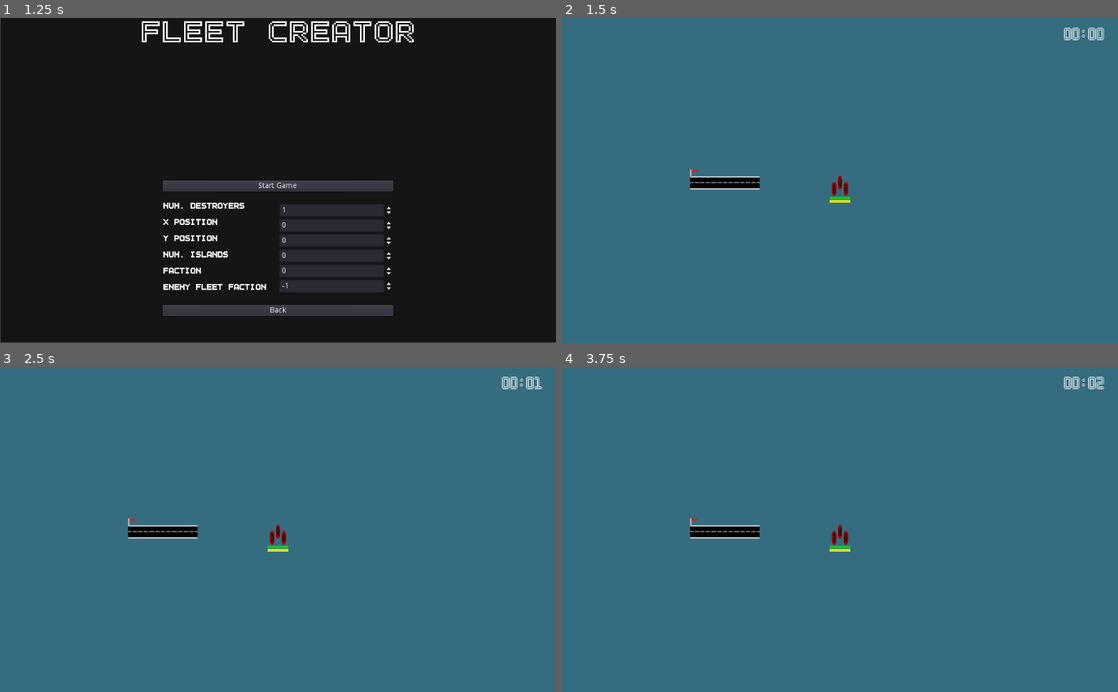
Above: before the commit, frames 1-4 (two rows, left to right).
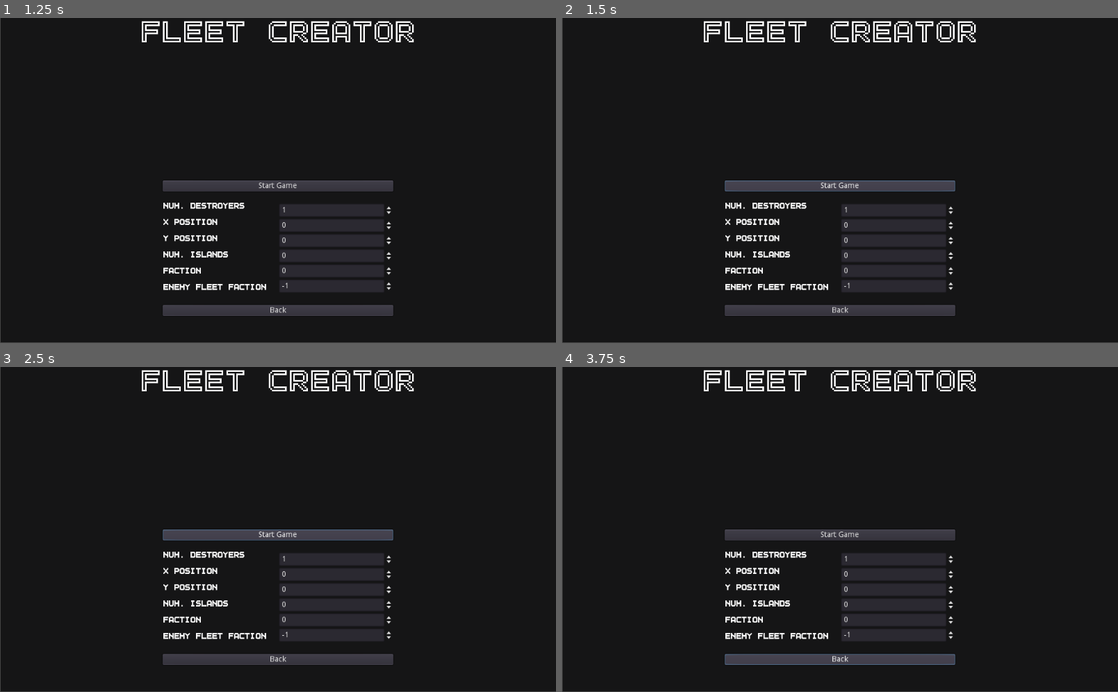
Above: after the commit, the same moments.

Repository: peter-shaw-benson/naval-game
Game: Godot game, scene res://gui/MainMenu.tscn
The game is run twice, just before and just after one commit, with the same random seed, the same clock (stepped at 60 frames per second) and the same inputs.
Inputs (mouse positions are in pixels of both pictures, inside the frame that each line leads up to):
- Up to frame 1 (1.25 s): click "Start Game" at 0.5 s
- Up to frame 2 (1.5 s): click "Start Game" at 1.25 s
- Up to frame 3 (2.5 s): click (278, 536) at 2 s, where only the run after the commit has a clickable "Start Game"
- Up to frame 4 (3.75 s): click (840, 536) at 2.75 s, where only the run after the commit has a clickable "Start Game"; click (840, 659) at 3.5 s, where only the run after the commit has a clickable "Back"

Frame 1 is identical in both runs. In frame 2, 100% of the frame differs, in the area x 0-100%, y 0-100%; in frame 3, 100%; in frame 4, 100%.
Error after the commit: Parse Error: The identifier "weapons_list" isn't declared in the current scope. (res://Entities/Entity.gd:48)

Commit message:
data structures should be fixed (PB)

Diff:
--- a/Entities/CombatUnit.gd
+++ b/Entities/CombatUnit.gd
@@ -3,6 +3,7 @@
 var crew: float
 var hit_points: float
 var armor: float
+
 var weapons_list: Array
 var aircraft_list = []
 
@@ -63,12 +64,45 @@
 	print(self.weapons_to_string())
 
 
-# Declare member variables here. Examples:
-# var a = 2
-# var b = "text"
 
+# Combat function
+func damage(weapon: Weapon, t_crossed, distance):
+	var accuracy_roll = roller.randf()
 
-# Called when the node enters the scene tree for the first time.
-# Called every frame. 'delta' is the elapsed time since the previous frame.
-#func _process(delta):
-#	pass
+	var range_factor_accuracy = distance * GameState.get_rangeFactor()
+	var range_factor_damage = GameState.get_rangeFactor() + 1
+
+	var hit = accuracy_roll < (weapon.base_accuracy + range_factor_accuracy)
+
+	if hit:
+		#print("hit scored!")
+		var damage_result = 0
+		# No matter what, a weapon will somewhat damage the armor of a ship
+		armor -= weapon.armor_damage
+
+		var armor_diff = weapon.piercing - armor
+
+		# Armor Piercing calculation
+		if armor_diff >= weapon.damage:
+			damage_result = weapon.damage
+		elif armor_diff < weapon.damage:
+			damage_result = armor_diff
+		elif armor_diff >= 0:
+			damage_result = 0
+
+		# on a "20", double damage!
+		if accuracy_roll <= (0.05 * weapon.base_accuracy):
+			if damage_result > 0:
+				damage_result *= 2
+
+				# also should damage crew here
+			else:
+				damage_result = weapon.damage / 4
+
+		damage_result *= range_factor_damage
+
+		if t_crossed:
+			if damage_result > 0:
+				damage_result *= 2
+
+		hit_points -= damage_result
--- a/Entities/Entity.gd
+++ b/Entities/Entity.gd
@@ -5,14 +5,6 @@
 var turn_weight: float
 var entity_class: String
 # Combat Variables
-var hit_points: float
-var armor: float
-var visibility_range: float
-var hide_range: float
-var crew: float
-
-var weapons_list: Array
-var aircraft_list = []
 
 var roller = RandomNumberGenerator.new()
 
@@ -78,45 +70,3 @@
 	print("\nWEAPONS\n")
 
 	print(self.weapons_to_string())
-
-# Combat function
-func damage(weapon: Weapon, t_crossed, distance):
-	var accuracy_roll = roller.randf()
-
-	var range_factor_accuracy = distance * GameState.get_rangeFactor()
-	var range_factor_damage = GameState.get_rangeFactor() + 1
-
-	var hit = accuracy_roll < (weapon.base_accuracy + range_factor_accuracy)
-
-	if hit:
-		#print("hit scored!")
-		var damage_result = 0
-		# No matter what, a weapon will somewhat damage the armor of a ship
-		armor -= weapon.armor_damage
-
-		var armor_diff = weapon.piercing - armor
-
-		# Armor Piercing calculation
-		if armor_diff >= weapon.damage:
-			damage_result = weapon.damage
-		elif armor_diff < weapon.damage:
-			damage_result = armor_diff
-		elif armor_diff >= 0:
-			damage_result = 0
-
-		# on a "20", double damage!
-		if accuracy_roll <= (0.05 * weapon.base_accuracy):
-			if damage_result > 0:
-				damage_result *= 2
-
-				# also should damage crew here
-			else:
-				damage_result = weapon.damage / 4
-
-		damage_result *= range_factor_damage
-
-		if t_crossed:
-			if damage_result > 0:
-				damage_result *= 2
-
-		hit_points -= damage_result
--- a/Entities/PlaneSquadron/PlaneSquadron.tscn
+++ b/Entities/PlaneSquadron/PlaneSquadron.tscn
@@ -16,9 +16,9 @@
 
 [sub_resource type="SpriteFrames" id=1]
 animations = [ {
-"frames": [ ExtResource( 10 ), ExtResource( 9 ), ExtResource( 11 ) ],
+"frames": [ ExtResource( 8 ), ExtResource( 7 ), ExtResource( 12 ) ],
 "loop": true,
-"name": "fighterSelected",
+"name": "fighterDeselected",
 "speed": 5.0
 }, {
 "frames": [ ExtResource( 4 ), ExtResource( 3 ), ExtResource( 2 ) ],
@@ -26,14 +26,14 @@
 "name": "scoutPlaneSelected",
 "speed": 5.0
 }, {
-"frames": [ ExtResource( 8 ), ExtResource( 7 ), ExtResource( 12 ) ],
-"loop": true,
-"name": "fighterDeselected",
-"speed": 5.0
-}, {
 "frames": [ ExtResource( 6 ), ExtResource( 1 ), ExtResource( 5 ) ],
 "loop": true,
 "name": "scoutPlaneDeselected",
+"speed": 5.0
+}, {
+"frames": [ ExtResource( 10 ), ExtResource( 9 ), ExtResource( 11 ) ],
+"loop": true,
+"name": "fighterSelected",
 "speed": 5.0
 } ]
 
@@ -57,6 +57,7 @@
 shape = SubResource( 2 )
 
 [node name="Detection" type="Area2D" parent="."]
+visible = false
 collision_layer = 4
 collision_mask = 4
 
--- a/Entities/Planes/Plane.gd
+++ b/Entities/Planes/Plane.gd
@@ -1,5 +1,5 @@
 class_name CombatPlane
-extends "../Entity.gd"
+extends "../CombatUnit.gd"
 
 var agility = 0.5
 
--- a/Entities/Ships/Ship.gd
+++ b/Entities/Ships/Ship.gd
@@ -1,5 +1,5 @@
 class_name Ship
-extends "../Entity.gd"
+extends "../CombatUnit.gd"
 
 # Navigation Variables
 var ship_name: String
--- a/Squad/CombatUnitsWrapper.gd
+++ b/Squad/CombatUnitsWrapper.gd
@@ -1,4 +1,5 @@
 extends Area2D
+class_name CombatUnitsWrapper
 
 export var detector_scene: PackedScene
 
@@ -68,13 +69,6 @@
 # Combat Vars
 var faction = 0
 var in_combat = false
-
-var t_crossed = false
-
-var weapon_dict = {}
-var stopped = false
-var current_shot_count = 0
-var current_enemy_squadron: Squadron
 
 var current_target = Vector2()
 var velocity = Vector2()
@@ -87,11 +81,12 @@
 # var a = 2
 # var b = "text"
 
-func init(unit_array, initial_position, faction):
+func init(unit_array, initial_position, faction, sprite_type):
 	units = unit_array
 	#print(ships[0].speed)
 	self.faction = faction
 	print("faction ", self.faction)
+	self.sprite_type = sprite_type
 
 	# for some reason, we need to use deselect()
 	# just don't change it
@@ -195,6 +190,9 @@
 
 	current_target = self.global_position
 
+func enable_spotting():
+	detector.enable_spotting()
+
 func set_enemy_squadron(potential_squad):
 	#print(potential_squad.get_faction())
 	#print(self.faction)
@@ -225,19 +223,22 @@
 
 		hide()
 
+func exit_combat():
+	in_combat = false
+
 func get_total_health():
 	var tot_health = 0
 
-	for s in ships:
-		tot_health += s.get_health()
+	for u in units:
+		tot_health += u.get_health()
 
 	return tot_health
 
 func get_total_armor():
 	var tot_armor = 0
 
-	for s in ships:
-		tot_armor += s.get_armor()
+	for u in units:
+		tot_armor += u.get_armor()
 
 	return tot_armor
 
--- a/Squad/CombatUnitsWrapper.tscn
+++ b/Squad/CombatUnitsWrapper.tscn
@@ -17,14 +17,14 @@
 
 [sub_resource type="SpriteFrames" id=1]
 animations = [ {
-"frames": [ ExtResource( 13 ), ExtResource( 9 ), ExtResource( 14 ) ],
-"loop": true,
-"name": "scout_plane_basic",
-"speed": 5.0
-}, {
 "frames": [ ExtResource( 11 ), ExtResource( 12 ), ExtResource( 10 ) ],
 "loop": true,
 "name": "scout_plane_clicked",
+"speed": 5.0
+}, {
+"frames": [ ExtResource( 5 ), ExtResource( 6 ), ExtResource( 7 ) ],
+"loop": true,
+"name": "ship_clicked",
 "speed": 5.0
 }, {
 "frames": [ ExtResource( 4 ), ExtResource( 3 ), ExtResource( 2 ) ],
@@ -32,9 +32,9 @@
 "name": "ship_basic",
 "speed": 5.0
 }, {
-"frames": [ ExtResource( 5 ), ExtResource( 6 ), ExtResource( 7 ) ],
+"frames": [ ExtResource( 13 ), ExtResource( 9 ), ExtResource( 14 ) ],
 "loop": true,
-"name": "ship_clicked",
+"name": "scout_plane_basic",
 "speed": 5.0
 } ]
 
@@ -57,7 +57,9 @@
 [sub_resource type="StyleBoxFlat" id=6]
 bg_color = Color( 0.831373, 0.878431, 0.137255, 1 )
 
-[node name="Squadron" type="Area2D" groups=["squad_group"]]
+[node name="Squadron" type="Area2D" groups=[
+"squad_group",
+]]
 position = Vector2( 134, 76.75 )
 script = ExtResource( 1 )
 detector_scene = ExtResource( 8 )
@@ -113,6 +115,5 @@
 
 [node name="ShotTimer" type="Timer" parent="."]
 wait_time = 0.5
-
 [connection signal="area_entered" from="." to="." method="_on_Squadron_area_entered"]
 [connection signal="timeout" from="ShotTimer" to="." method="_on_ShotTimer_timeout"]
--- a/Squad/ShipSquadron.gd
+++ b/Squad/ShipSquadron.gd
@@ -1,16 +1,140 @@
 extends "res://Squad/CombatUnitsWrapper.gd"
 
 
-# Declare member variables here. Examples:
-# var a = 2
-# var b = "text"
+var t_crossed = false
+var target_array = []
 
+var weapon_dict = {}
+var stopped = false
+var current_shot_count = 0
+var current_enemy_squadron: Squadron
 
 # Called when the node enters the scene tree for the first time.
 func _ready():
-	pass # Replace with function body.
+
+	# Combat Variables:
+	get_node("ShotTimer").wait_time = GameState.get_combatPace()
+	self.weapon_dict = construct_weapon_dict()
+
+	self.scale = Vector2(0.6, 0.6)
+
+	screen_size = get_viewport_rect().size
+
+	#current_target = self.global_position
+
+	# Make sure it doesn't crash until we're done placing
+	get_node("IslandCollision").disabled = true
 
 
-# Called every frame. 'delta' is the elapsed time since the previous frame.
-#func _process(delta):
-#	pass
+func _physics_process(delta):
+
+	if placing:
+		# Place squadron at mouse, until the mouse clicks
+		global_position = get_viewport().get_mouse_position()
+		current_target = self.global_position
+
+	else:
+
+		if global_position.distance_to(current_target) < (turn_speed) and len(target_array) > 0:
+			#print("updating current target")
+			emit_signal("reached_target")
+
+			current_target = target_array[0]
+			#print(current_target)
+
+			target_array.remove(0)
+
+		if int(global_position.distance_to(current_target)) > 1:
+			self.rotation = lerp_angle(self.rotation, (current_target - self.global_position).normalized().angle() + PI/2, self.turn_weight)
+
+		#print(position.move_toward(current_target, delta*current_speed))
+		if not stopped:
+			global_position = global_position.move_toward(current_target, delta * current_speed)
+
+	position.x = clamp(position.x, 0, screen_size.x)
+	position.y = clamp(position.y, 0, screen_size.y)
+
+
+func construct_weapon_dict():
+	weapon_dict = {}
+
+	for u in units:
+		for w in u.get_weapons():
+			var fire_rate = str(w.get_fire_rate())
+
+			if weapon_dict.has(fire_rate):
+				weapon_dict[fire_rate].append(w)
+			else:
+				weapon_dict[fire_rate] = []
+				weapon_dict[fire_rate].append(w)
+
+	return weapon_dict
+
+func set_enemy_squadron(potential_squad):
+	#print(potential_squad.get_faction())
+	#print(self.faction)
+	if potential_squad.get_faction() != self.faction:
+		enter_combat(potential_squad)
+
+
+func exit_combat():
+	in_combat = false
+	t_crossed = false
+
+	current_shot_count = 0
+
+	current_enemy_squadron = null
+
+	get_node("ShotTimer").stop()
+
+	#print(self.ships)
+
+func enter_combat(enemy_squad):
+	print("entered combat!")
+	in_combat = true
+	t_crossed = false
+
+	current_shot_count = 0
+
+	current_enemy_squadron = enemy_squad
+
+	get_node("ShotTimer").start()
+
+func take_damage(weapon: Weapon, distance_to_squad):
+	# for now, the first ship will bear the brunt of the damage. ouch!
+	if len(units) <= 0:
+		emit_signal("squadron_lost", self, current_enemy_squadron)
+	else:
+		# Damage Random Ship
+		var damage_index = randi() % units.size()
+		var damaged_ship = units[damage_index]
+
+		# setting this to false until we fix t crossing
+		damaged_ship.damage(weapon, false, distance_to_squad)
+
+		if damaged_ship.get_health() <= 0:
+			emit_signal("ship_lost", units[damage_index])
+			units.remove(damage_index)
+
+			# update weapon list
+			self.weapon_dict = construct_weapon_dict()
+
+			if len(units) <= 0:
+				emit_signal("squadron_lost", self, current_enemy_squadron)
+
+	emit_signal("update_squad_info", get_squad_info())
+
+func shoot_guns(weapon_shooting_list, enemy_squadron: Squadron):
+	if enemy_squadron:
+		for w in weapon_shooting_list:
+			enemy_squadron.take_damage(w, global_position.distance_to(enemy_squadron.global_position))
+			enemy_squadron.update_armorbar()
+			enemy_squadron.update_healthbar()
+
+func _on_ShotTimer_timeout():
+	#check_t_crossed()
+	current_shot_count += 1
+
+	for f in weapon_dict:
+		if current_shot_count % int(f) == 0:
+			shoot_guns(weapon_dict[f], current_enemy_squadron)
--- a/Squad/Squadron.gd
+++ b/Squad/Squadron.gd
@@ -1,6 +1,7 @@
 class_name Squadron
 extends Area2D
 
+# detector scene needs to be defined separately?
 export var detector_scene: PackedScene
 
 signal new_course_change(current_target, placement)
--- a/project.godot
+++ b/project.godot
@@ -23,6 +23,11 @@
 "class": "CombatPlane",
 "language": "GDScript",
 "path": "res://Entities/Planes/Plane.gd"
+}, {
+"base": "Area2D",
+"class": "CombatUnitsWrapper",
+"language": "GDScript",
+"path": "res://Squad/CombatUnitsWrapper.gd"
 }, {
 "base": "Ship",
 "class": "Cruiser",
@@ -78,6 +83,7 @@
 "Airbase": "",
 "Battleship": "",
 "CombatPlane": "",
+"CombatUnitsWrapper": "",
 "Cruiser": "",
 "Destroyer": "",
 "DetectionArea": "",
@@ -109,17 +115,17 @@
 
 queue={
 "deadzone": 0.5,
-"events": [ Object(InputEventKey,"resource_local_to_scene":false,"resource_name":"","device":0,"alt":false,"shift":false,"control":false,"meta":false,"command":false,"pressed":false,"scancode":16777237,"physical_scancode":0,"unicode":0,"echo":false,"script":null)
+"events": [ Object(InputEventKey,"resource_local_to_scene":false,"resource_name":"","device":0,"alt":false,"shift":false,"control":false,"meta":false,"command":false,"pressed":false,"scancode":16777237,"unicode":0,"echo":false,"script":null)
  ]
 }
 scout={
 "deadzone": 0.5,
-"events": [ Object(InputEventKey,"resource_local_to_scene":false,"resource_name":"","device":0,"alt":false,"shift":false,"control":false,"meta":false,"command":false,"pressed":false,"scancode":83,"physical_scancode":0,"unicode":0,"echo":false,"script":null)
+"events": [ Object(InputEventKey,"resource_local_to_scene":false,"resource_name":"","device":0,"alt":false,"shift":false,"control":false,"meta":false,"command":false,"pressed":false,"scancode":83,"unicode":0,"echo":false,"script":null)
  ]
 }
 strike={
 "deadzone": 0.5,
-"events": [ Object(InputEventKey,"resource_local_to_scene":false,"resource_name":"","device":0,"alt":false,"shift":false,"control":false,"meta":false,"command":false,"pressed":false,"scancode":90,"physical_scancode":0,"unicode":0,"echo":false,"script":null)
+"events": [ Object(InputEventKey,"resource_local_to_scene":false,"resource_name":"","device":0,"alt":false,"shift":false,"control":false,"meta":false,"command":false,"pressed":false,"scancode":90,"unicode":0,"echo":false,"script":null)
  ]
 }
 
